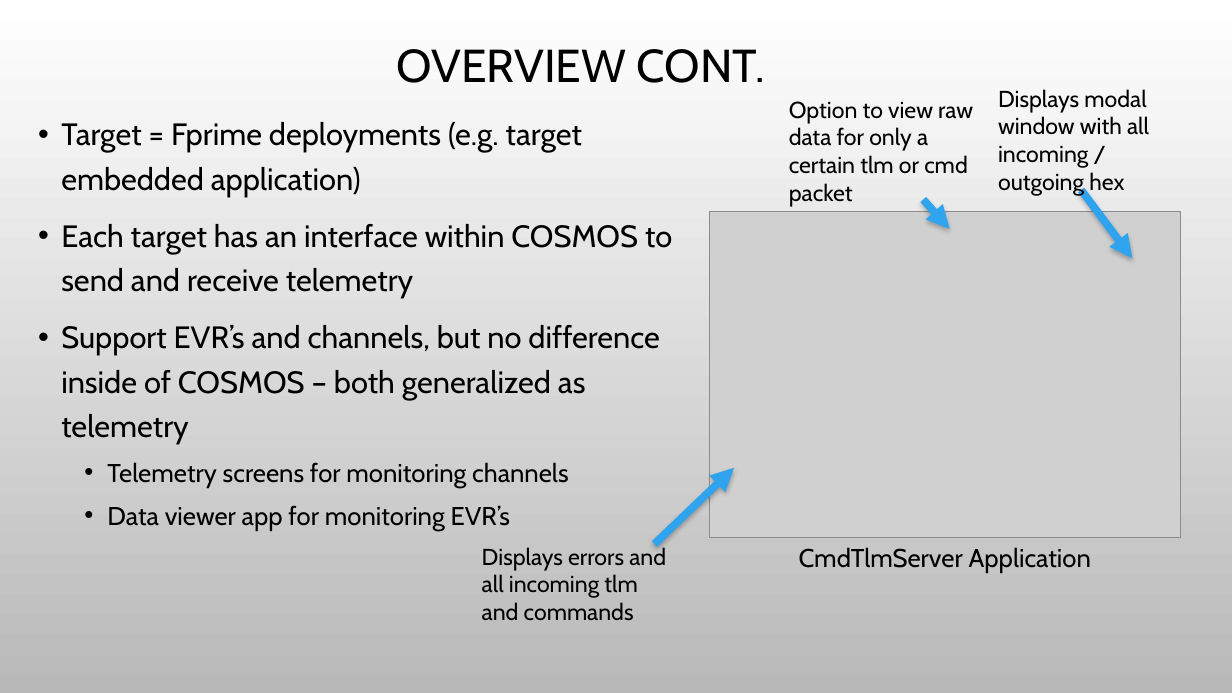
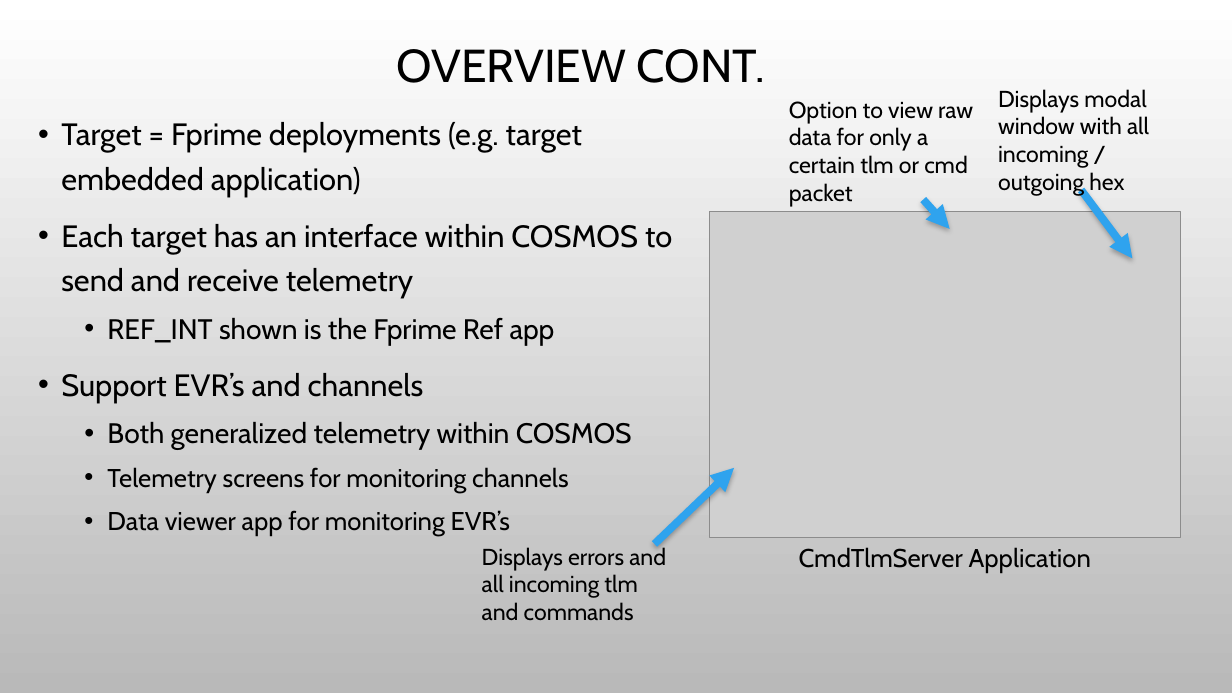
Before and after one commit to JPLOpenSource/fprime-sw-Rel1.0, a slide deck: slide 4 of Autocoders/doc/Cosmos_Presentation.pptx. Drawn at 1232x693 pixels with LibreOffice and Linux fonts; fonts in the diff are those of the drawing; grey boxes stand for pictures; background and template pictures are left out. Boxes give left, top, right and bottom in pixels: in the first picture for what was removed or moved away, otherwise in the second. Text is boxed around its words. In the diff, an @@ line names an element or a change of style, - is before the commit and + after.

```diff
--- a/Autocoders/doc/Cosmos_Presentation.pptx
+++ b/Autocoders/doc/Cosmos_Presentation.pptx
@@ text at (61, 318, 632, 449): text changed; size 24 to 22 pt @@
-• Support EVR’s and channels, but no difference inside of COSMOS – both generalized as telemetry
+  • REF_INT shown is the Fprime Ref app
+• Support EVR’s and channels
+  • Both generalized telemetry within COSMOS
```
Also in this commit, not shown: 4 other slides changed.
